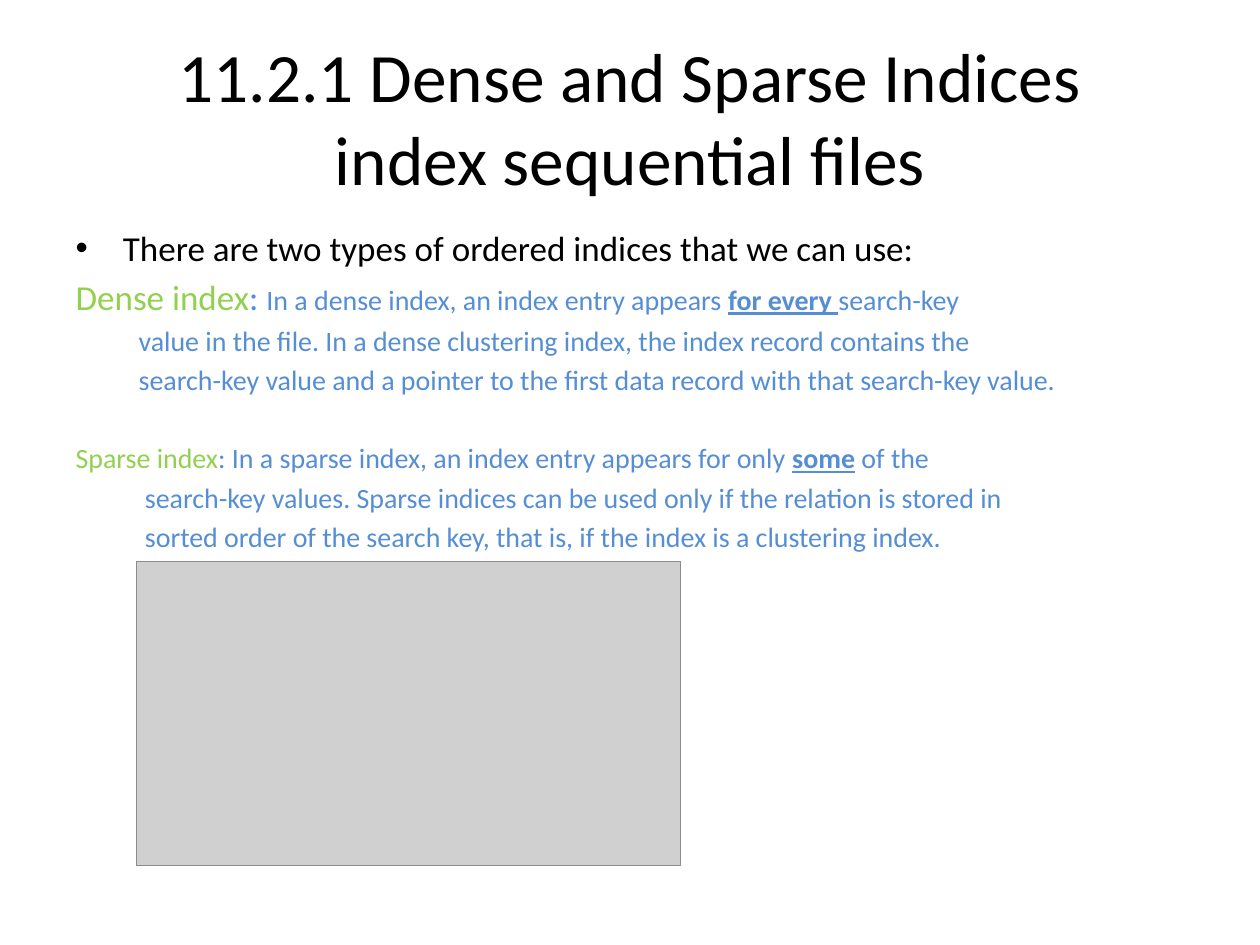
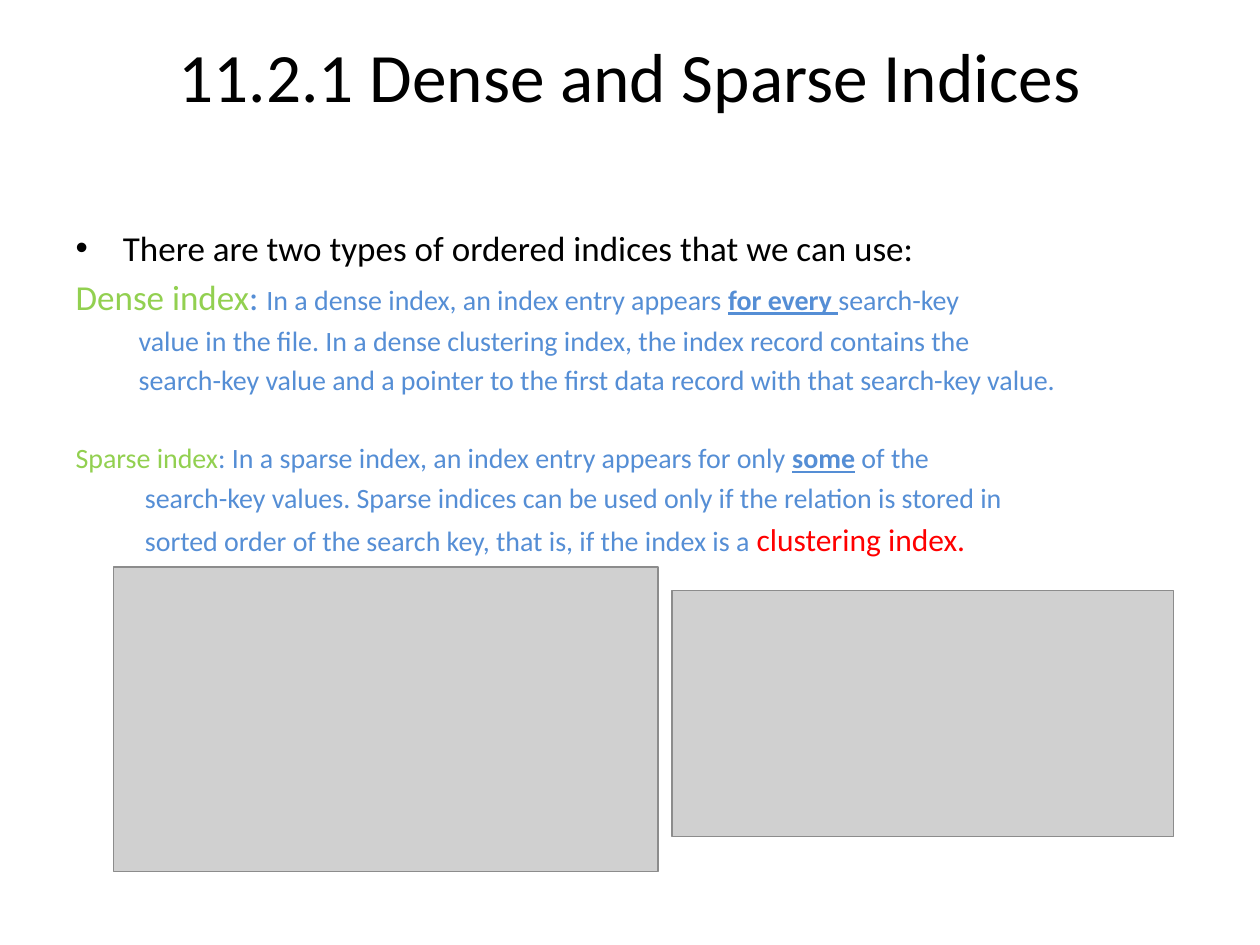
Before and after one commit to Kaitel/OOP, a slide deck: slide 4 of 20277 Database systems/Indexing and Hashing_chapater11.pptx. Drawn at 1260x945 pixels with LibreOffice and Linux fonts; fonts in the diff are those of the drawing; grey boxes stand for pictures. Boxes give left, top, right and bottom in pixels: in the first picture for what was removed or moved away, otherwise in the second. Text is boxed around its words. In the diff, an @@ line names an element or a change of style, - is before the commit and + after.

```diff
--- a/20277 Database systems/Indexing and Hashing_chapater11.pptx
+++ b/20277 Database systems/Indexing and Hashing_chapater11.pptx
@@ title at bbox=[179, 54, 1080, 114]: text changed @@
-11.2.1 Dense and Sparse Indices
-index sequential files
+11.2.1 Dense and Sparse Indices
@@ text at bbox=[145, 529, 965, 557]: size 16 to 18 pt, text colour #558ED5 to #FF0000 in "clustering index." @@
@@ picture: place and size @@
-picture at bbox=[136, 562, 680, 867]
+picture at bbox=[113, 567, 658, 872]
@@ picture added at bbox=[672, 591, 1173, 837] @@
```
Also in this commit, not shown: 5 other slides changed, 1 other file.
